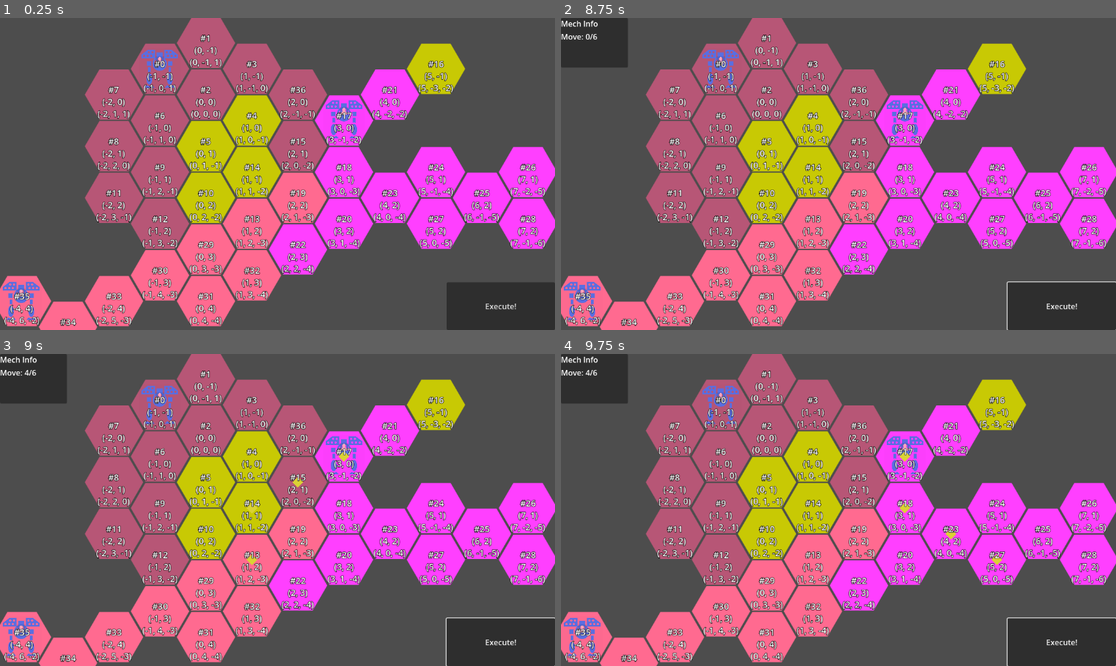
Above: before the commit, frames 1-4 (two rows, left to right).
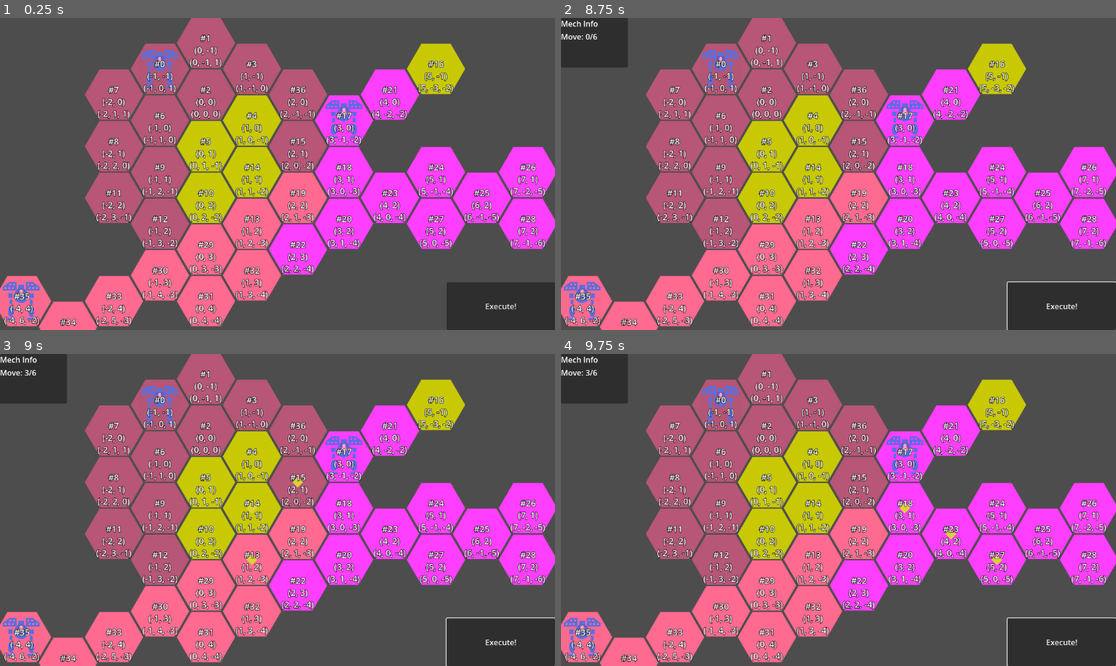
Above: after the commit, the same moments.

Repository: ArokhSlade/confetticore
Game: Godot game, scene res://game.tscn
Same seed, same stepped clock (60 frames per second), same inputs: the game is played once before the commit and once after it.
Inputs (mouse positions are in pixels of both pictures, inside the frame that each line leads up to):
- Up to frame 1 (0.25 s): no input
- Up to frame 2 (8.75 s): click "Execute!" at 0.5 s; click "Execute!" at 1.25 s; click "Execute!" at 2 s; tap Enter at 2.75, 4.25, 5.75 s; move the mouse to (810, 236) at 2.77 s; click (810, 236) at 2.92 s; tap Space at 3.5, 5, 6.5 s; move the mouse to (1005, 220) at 3.52 s; click (1005, 220) at 3.67 s; move the mouse to (672, 127) at 4.27 s; click (672, 127) at 4.42 s; move the mouse to (866, 174) at 5.02 s; click (866, 174) at 5.17 s; move the mouse to (755, 96) at 5.77 s; click (755, 96) at 5.92 s; move the mouse to (960, 158) at 6.52 s; click (960, 158) at 6.67 s; move the mouse to (727, 189) at 7.27 s; click (727, 189) at 7.42 s; move the mouse to (894, 105) at 8.02 s; click (894, 105) at 8.17 s
- Up to frame 3 (9 s): move the mouse to (249, 572) at 8.77 s; click (249, 572) at 8.92 s
- Up to frame 4 (9.75 s): move the mouse to (1005, 556) at 9.52 s; click (1005, 556) at 9.67 s

Frames 1-2 are identical in both runs. In frame 3, less than 0.1% of the frame differs, in the area x 4-63%, y 5-35%; in frame 4, less than 0.1%.

Commit message:
don't include starting position in path
https://tree.taiga.io/project/gerald_as-confetticore/task/27

Diff:
--- a/level/paths.gd
+++ b/level/paths.gd
@@ -12,7 +12,7 @@
 		old_path.queue_free() #TODO(Gerald 2025 08 22): is this right?
 
 	var path = Path.new()
-	var trimmed_point_path = point_path.slice(0,mech.move_range+1)
+	var trimmed_point_path = point_path.slice(0,mech.move_range)
 	path.setup(trimmed_point_path, path_marker)
 	mech_paths[mech] = path
 	add_child(path)
--- a/player_input.gd
+++ b/player_input.gd
@@ -49,10 +49,18 @@
 
 					var mouse_hex = hex_map.get_closest_cell_from_mouse()
 					var mouse_coords = hex_map.cube_to_map(mouse_hex)
-
 					var to_id = hex_map.pathfinding_get_point_id(mouse_coords)
 
 					var point_path = hex_map.astar.get_point_path(from_id, to_id)
+
+					var first_point = hex_map.to_local(point_path[0])
+					first_point = hex_map.local_to_map(first_point)
+					first_point = hex_map.pathfinding_get_point_id(first_point)
+
+					var first_point_is_from_id = point_path and point_path.size() >= 1 and first_point == from_id
+					assert(first_point_is_from_id)
+					point_path = point_path.slice(1)
+
 					mech_path_changed.emit(selected_mech, point_path)
 				_:
 					pass
